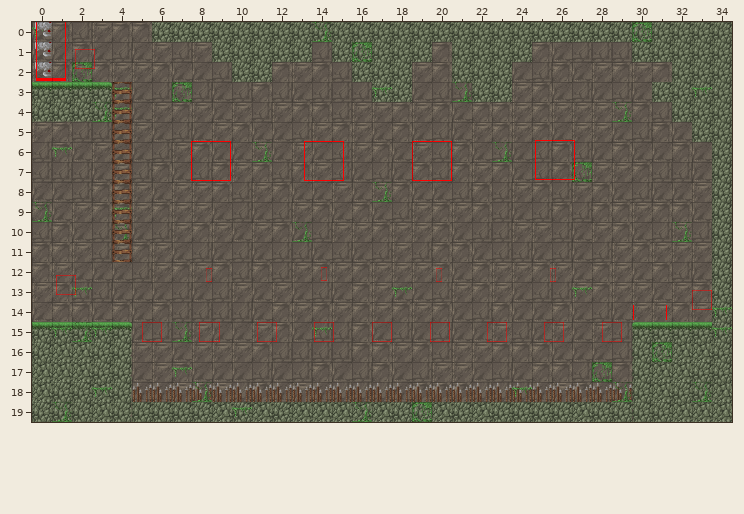
Two versions of a level (Tiled map (JSON), assets/tilemaps/Level3.json). The picture above is the old version.
Cells are 32x32 px. Shown: x 0..34, y 0..19.
And afterwards:
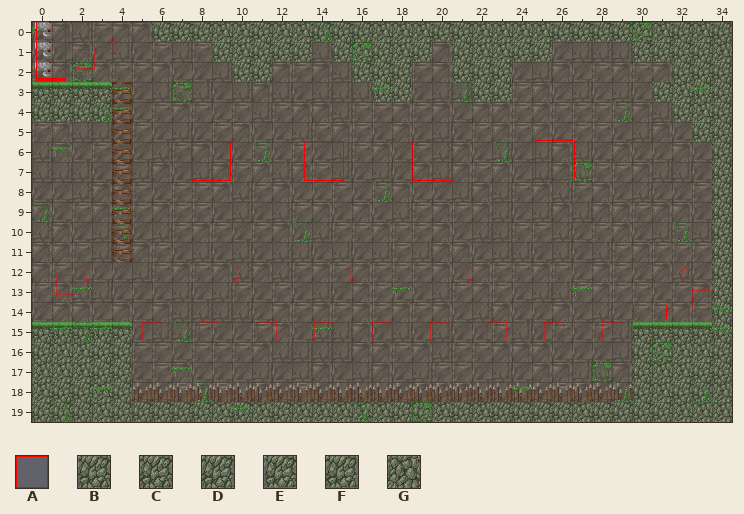
Key: from "objects": A 7; from "tileset": B 5, C 6, D 7, E 10, F 12, G 14.
_ is an empty cell.
Objects are placed by their top-left corner, in cells (3,4 is the top-left corner of cell 3,4); size is 1x1 cell unless given.
What changed:
Layer "Platforms":
y 0: x 6 C -> E; x 9..10 CC -> GG; x 12..13 CC -> GG; x 17..19 CCC -> GGG; x 22..25 CCCC -> GGGG; x 30..31 CC -> GG; x 33 C -> G
y 1: x 10 C -> G; x 13 C -> F; x 15..16 CC -> EG; x 18..19 CC -> GF; x 21..23 CCC -> BGG; x 25 _ -> F; x 34 C -> G
y 2: x 18 C -> D; x 23 C -> D; x 32 C -> E
y 3: x 17..18 CC -> EF; x 23 C -> F; x 31..32 CC -> EG
y 4: x 33 C -> G
y 6..13: x 34 C -> B
Layer "Torches":
changed: A at 14.4,12.3 size 0.3x0.7 -> A at 10.1,12.3 size 0.3x0.7
changed: A at 20.2,12.3 size 0.3x0.7 -> A at 15.9,12.3 size 0.3x0.7
changed: A at 25.9,12.3 size 0.3x0.7 -> A at 21.8,12.3 size 0.3x0.7
added: A at 3.8,0.9 size 0.3x0.7
added: A at 2.6,12.3 size 0.3x0.7
added: A at 32.5,12.3 size 0.3x0.7
removed: A at 8.7,12.3 size 0.3x0.7
